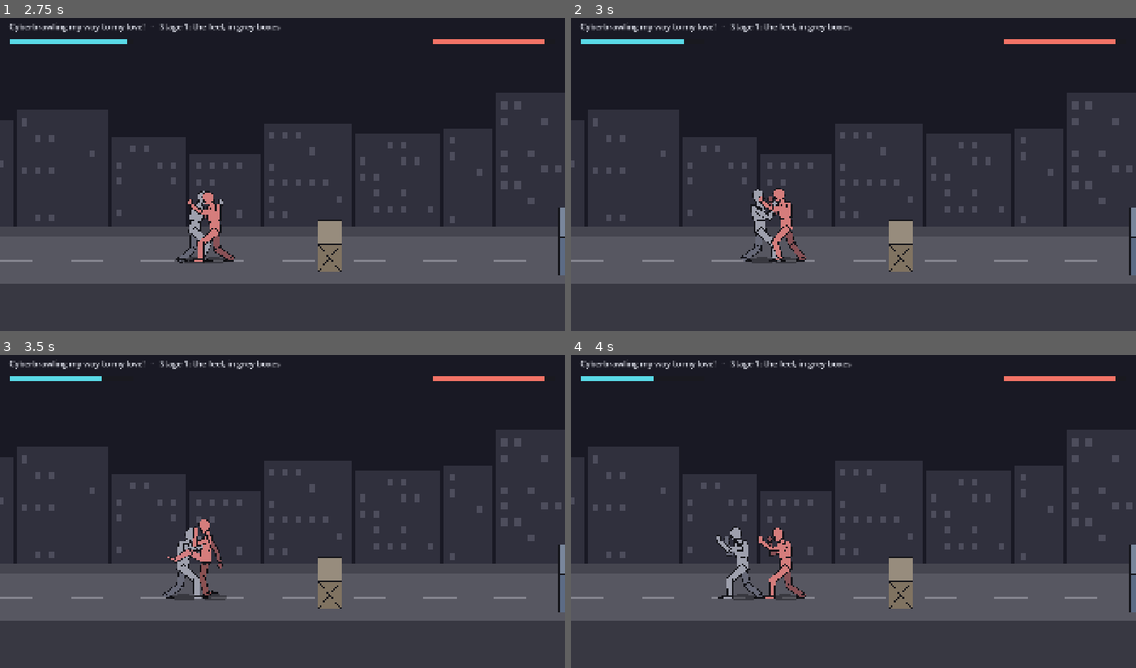
Above: before the commit, frames 1-4 (two rows, left to right).
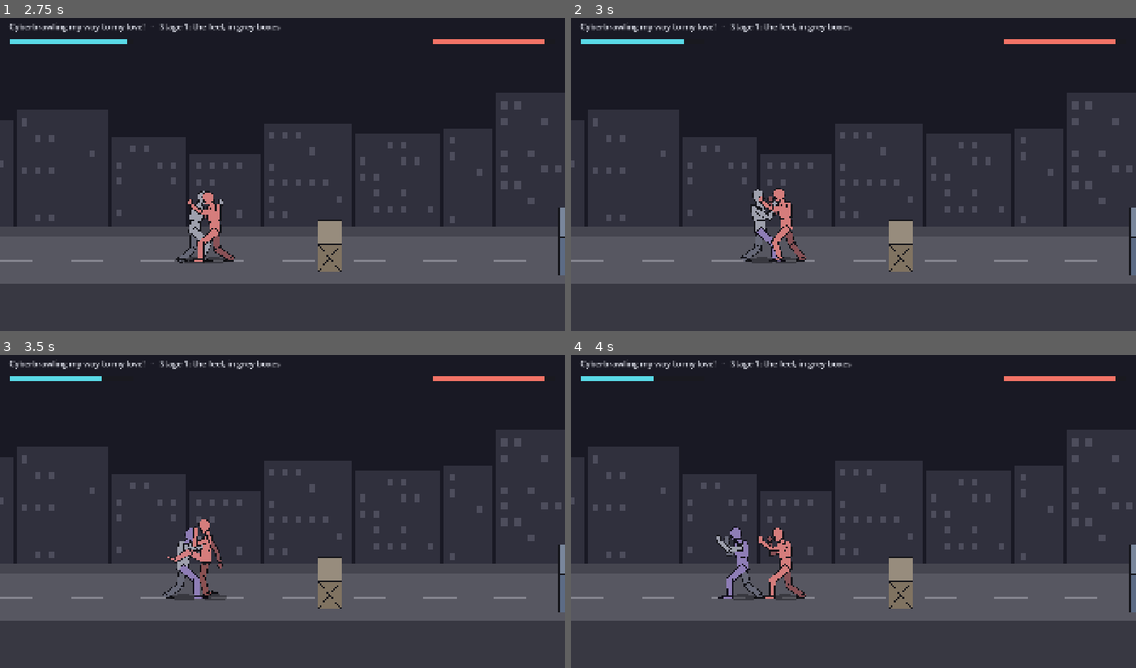
Above: after the commit, the same moments.

Repository: jetomev/cyberbrawling-my-way-to-my-love
Game: Godot game, scene res://scenes/main.tscn
The game is run twice, just before and just after one commit, with the same random seed, the same clock (stepped at 60 frames per second) and the same inputs.
Inputs (mouse positions are in pixels of both pictures, inside the frame that each line leads up to):
- Up to frame 1 (2.75 s): tap Enter at 0.5 s; move the mouse to (406, 155) at 0.52 s; hold Right (move_right) 0.53-1.25 s; hold D (block) 0.53-1.25 s; click (406, 155) at 0.67 s; tap Space (jump) at 0.77, 1.07 s; tap S (kick) at 0.8 s; drag from (169, 187) to (254, 237) at 1.27 s; move the mouse to (339, 102) at 2.02 s; hold Right (move_right) from 2.03 s (still down); tap A (punch) at 2.1 s; tap C (roll) at 2.3 s
- Up to frame 2 (3 s): release Right (move_right) at 2.75 s; drag from (825, 237) to (684, 124) at 2.77 s
- Up to frame 3 (3.5 s): no input
- Up to frame 4 (4 s): move the mouse to (1023, 558) at 3.52 s; hold Left (move_left) from 3.53 s (still down); hold W (run) from 3.53 s (still down); tap Space (jump) at 3.77 s; tap X (stance) at 3.8 s

Frame 1 is identical in both runs. In frame 2, less than 0.1% of the frame differs, in the area x 32-37%, y 67-77%; in frame 3, 0.2%; in frame 4, 0.3%, in the area x 27-32%, y 55-78%.

Commit message:
pain: bruised, swollen, broken, by where blows land (D-9, #3)
DESIGN, "Pain, not blood": each part has damage stages (fresh, bruised,
swollen, broken) as the fight goes on; a broken arm, a broken leg slows you.
- fighter.gd: pain points per part (head, body, each arm, each leg) by the
  height a blow lands at; a blocked blow bruises the forearms; head and body
  stop at swollen. A broken leg limps (60% speed), a blow thrown with a broken
  limb lands at half. heal() mends him between levels. The blow that breaks
  something is reported (fight.gd events: broke) for the crack sound.
- hero_view.gd: each part tinted by its stage (the grey-box stand-in for the
  team's damage sheets); a swollen head puffs up; a broken arm hangs, bent
  wrong, unless he's swinging it.
- scripts/test.sh: any SCRIPT ERROR fails the run. Three new tests crashed
  half-way and the run still said OK; checked: with the crash put back, the
  run now fails with 36 script errors.
Tests 181 -> 187. Checked failing first: with the part damage switched off,
7 checks go red.

Co-Authored-By: Claude Opus 5.5 <noreply@anthropic.com>

Diff:
--- a/game/scripts/present/hero_view.gd
+++ b/game/scripts/present/hero_view.gd
@@ -22,6 +22,14 @@
 const AIR := ["air_kick", "hammer_fist"]  # (a plain jump already lands smoothly: test_landing)
 const LANDING := ["land", "idle", "stand", "walk", "stroll", "run"]
 const LAND_BLEND_TICKS := 18
+## Pain on the drawing (D-9, no blood): each part's tint by its stage, fresh / bruised (purple) / swollen (red, and a
+## swollen head puffs up) / broken (dark); the grey-box stand-in for the real art's damage sheets.
+const PAIN_TINT := [Color.WHITE, Color(0.9, 0.78, 1.05), Color(1.12, 0.72, 0.74), Color(0.78, 0.55, 0.62)]
+const PAIN_BONES := {
+	"head": ["head", "neck"], "chest": ["chest", "belly"],
+	"arm_f": ["arm_f_upper", "arm_f_lower", "hand_f"], "arm_b": ["arm_b_upper", "arm_b_lower", "hand_b"],
+	"leg_f": ["leg_f_upper", "leg_f_lower", "foot_f", "toe_f"], "leg_b": ["leg_b_upper", "leg_b_lower", "foot_b", "toe_b"],
+}
 const HEAD_CLEAR := 12.0  # rolling, the head's drawn outline stays this far above the street
 const OUTLINE_SINK := 5.0  # a standing foot's outline sits this far into the street line; a roll's does the same
 var last_state := ""
@@ -157,6 +165,16 @@
 	var floor_y: float = f.world.floor_at(f.x, f.z, f.y) if f.world != null else 0.0
 	var pose := Poses.landing(Poses.angles(f.state, f.t, f.tune), since_touch if grounded else -1, f.y - floor_y, f.vy < 0.0)
 	pose["tumble_dir"] = float(f.roll_dir)
+	# a broken arm hangs, bent wrong at the elbow, unless he's throwing a blow with it
+	var striking := ""
+	if f.move().has("limb"):
+		striking = f.limb_part(f.move()["limb"])
+	for side in ["f", "b"]:
+		if f.broken("arm_" + side) and striking != "arm_" + side and not f.state in Poses.OFF_FEET:
+			pose["cover_" + side] = 0.0
+			pose["arm_%s_upper" % side] = 14.0
+			pose["arm_%s_lower" % side] = 34.0
+			pose["open_" + side] = 1.0
 	if f.state != last_state and last_state in LOCOMOTION and f.state in LOCOMOTION and not last_pose.is_empty():
 		blend_from = last_pose
 		blend_left = BLEND_TICKS
@@ -182,6 +200,19 @@
 	last_pose = pose
 	apply(pose, grounded and not f.state in Poses.OFF_FEET)  # falling, lying, rising: placed by the outline, no planted feet
 	body.modulate = Color(1.6, 1.6, 1.9) if f.blocking() == "perfect" else Color.WHITE  # a perfect block flashes
+	for region in PAIN_BONES:
+		var stage: int = f.pain_stage(region)
+		for name in PAIN_BONES[region]:
+			var part: Node2D = bones[name].get_node_or_null("Part")
+			if part == null:
+				continue
+			# (apply() resets the limbs' modulate every frame for near/far; the body and head it leaves alone)
+			if name in ["belly", "chest", "neck", "head"]:
+				part.modulate = PAIN_TINT[stage]
+			else:
+				part.modulate *= PAIN_TINT[stage]
+	var head_part: Node2D = bones["head"].get_node("Part")
+	head_part.scale = Vector2.ONE * (1.1 if f.pain_stage("head") >= 2 else 1.0)
 
 
 ## Where the hips, hands, feet and the top of the head are drawn right now, in this view's own space (its origin is the spot under the
--- a/game/scripts/sim/fight.gd
+++ b/game/scripts/sim/fight.gd
@@ -18,7 +18,8 @@
 
 
 ## Settles this tick's blows. Returns what happened, one entry per blow that landed:
-## {attacker, target, result ("hit", "blocked", "perfect", "evaded"), move, drop (what fell, or "")}.
+## {attacker, target, result ("hit", "blocked", "perfect", "evaded"), move, drop (what fell, or ""), counter (caught
+## winding up), broke (the part the blow broke, or "")}.
 func step(fighters: Array, world = null) -> Array:
 	var events := []
 	for a in fighters:
@@ -57,7 +58,8 @@
 					drop = _disarm(a, world)
 			if result == "hit":
 				a.finishers_taken = 0  # landing a blow of his own breaks a run of combos on him
-			events.append({"attacker": a, "target": d, "result": result, "move": a.state, "drop": drop, "counter": winding_up and result == "hit"})
+			events.append({"attacker": a, "target": d, "result": result, "move": a.state, "drop": drop, "counter": winding_up and result == "hit",
+				"broke": d.just_broke})
 		_hit[id] = seen
 	return events
 
--- a/game/scripts/sim/fighter.gd
+++ b/game/scripts/sim/fighter.gd
@@ -56,6 +56,11 @@
 var finishers_taken := 0  # combo finishers landed on him in a row (D-19: two make him dizzy)
 var last_finisher := -1000  # the tick the last one landed
 var dizzy_left := 0  # ticks of dizziness still to come once the blow's reaction ends
+## Pain, not blood (D-9; DESIGN, "Pain, not blood"): every blow hurts the part it lands on, and the parts go fresh →
+## bruised → swollen → broken. A broken leg limps (slower), a broken arm hits weaker (and, with weapons, can't swing
+## one). The head and chest stop at swollen. It heals between levels (heal()).
+var pain := {"head": 0.0, "chest": 0.0, "arm_f": 0.0, "arm_b": 0.0, "leg_f": 0.0, "leg_b": 0.0}
+var just_broke := ""  # the part the last blow broke, or "" (for the crack sound)
 
 
 func _init(tuning: Dictionary = {}, start_x := 200.0, start_z := 80.0, street = null) -> void:
@@ -185,7 +190,7 @@
 		speed = "run_speed"
 	elif stance == "walk":
 		speed = "stroll_speed"
-	vx = mx * tune[speed]
+	vx = mx * tune[speed] * (tune["limp"] if limping() else 1.0)
 	var nx := clampf(x + vx, tune["street_left"], tune["street_right"])
 	if mx != 0.0:
 		facing = 1 if mx > 0.0 else -1
@@ -296,13 +301,16 @@
 	var dir := 1 if x >= attacker.x else -1  # driven away from whoever hit him
 	knock_dir = dir
 	var guard := blocking()
+	just_broke = ""
 	if guard != "" and facing == -dir:  # only a guard facing the blow stops it
 		if guard == "perfect":
 			return "perfect"
 		health = maxf(health - blow["damage"] * tune["block_damage"], 0.0)
+		_hurt("arm_f", blow["damage"] * tune["block_damage"])  # the forearms take a blocked blow
 		_enter("block_hit")
 		return "blocked"
 	health = maxf(health - blow["damage"], 0.0)
+	_hurt(region_hit(blow, attacker), blow["damage"])
 	stance = "fight"  # a hit snaps him out of the walk stance
 	queue.clear()
 	chain = ""
@@ -332,6 +340,45 @@
 		_:
 			_enter("hurt")
 	return "hit"
+
+
+## Where a blow lands on him, by the middle of its height band above his feet: the head (a jab, a cross, a hook, a
+## side kick to the face, an uppercut), the body, or the legs (a low kick, a sweep). The lead side takes it.
+func region_hit(blow: Dictionary, attacker) -> String:
+	var mid: float = attacker.y + (blow.get("low", 100.0) + blow.get("high", 200.0)) * 0.5 - y
+	if mid >= 175.0:
+		return "head"
+	if mid >= 100.0:
+		return "chest"
+	return "leg_f"
+
+
+## 0 fresh, 1 bruised, 2 swollen, 3 broken (the head and chest top out at swollen).
+func pain_stage(part: String) -> int:
+	var p: float = pain[part]
+	var stage := 3 if p >= tune["pain_broken"] else 2 if p >= tune["pain_swollen"] else 1 if p >= tune["pain_bruised"] else 0
+	return mini(stage, 2) if part in ["head", "chest"] else stage
+
+
+func broken(part: String) -> bool:
+	return pain_stage(part) == 3
+
+
+func limping() -> bool:
+	return broken("leg_f") or broken("leg_b")
+
+
+func _hurt(part: String, amount: float) -> void:
+	var was := pain_stage(part)
+	pain[part] += amount
+	if pain_stage(part) == 3 and was < 3:
+		just_broke = part
+
+
+## Between levels the body mends (the hero carries his damage into the boss fight; DESIGN).
+func heal() -> void:
+	for part in pain:
+		pain[part] = 0.0
 
 
 ## Out of a blow's reaction: dazed if two combos in a row got him (a hit while dazed doesn't clear it), else the guard.
@@ -458,7 +505,23 @@
 
 ## The move being thrown, with its damage and effect (moves.gd), or {}.
 func move() -> Dictionary:
-	return Moves.data(state, tune) if Moves.is_move(state) else {}
+	if not Moves.is_move(state):
+		return {}
+	var d := Moves.data(state, tune)
+	var part := limb_part(d["limb"])
+	if part != "" and broken(part):
+		d["damage"] = d["damage"] * 0.5  # a blow with a broken arm or leg lands weak
+	return d
+
+
+## Which of his parts throws a blow with this limb ("hand_f" → "arm_f", "leg_b_lower" → "leg_b"), or "".
+static func limb_part(limb: String) -> String:
+	var side := "f" if limb.ends_with("_f") or limb.contains("_f_") else "b"
+	if limb.begins_with("hand") or limb.begins_with("arm"):
+		return "arm_" + side
+	if limb.begins_with("foot") or limb.begins_with("leg"):
+		return "leg_" + side
+	return ""
 
 
 ## The space a blow covers this tick, or {} when nothing can be hit: {x0, x1, z0, z1} on the street.
--- a/game/scripts/sim/tuning.gd
+++ b/game/scripts/sim/tuning.gd
@@ -64,6 +64,11 @@
 	# D-19: two hero combos in a row make an enemy dizzy, the window for a finishing combo
 	"dizzy_window_ticks": 240,  # the second finisher must land within this of the first, with no blow of his between
 	"dizzy_ticks": 150,  # how long he stands dazed, open
+	# pain, not blood (D-9): pain points on a part for each stage, and what a broken leg does to his speed
+	"pain_bruised": 2.0,
+	"pain_swollen": 5.0,
+	"pain_broken": 9.0,
+	"limp": 0.6,
 	# the view
 	"camera_zoom": 1.0,
 }
--- a/game/tests/test_enemy.gd
+++ b/game/tests/test_enemy.gd
@@ -409,3 +409,92 @@
 		check(Moves.is_finisher(m), "%s ends a chain" % m)
 	for m in ["punch", "cross", "kick", "body_kick", "sweep", "air_kick"]:
 		check(not Moves.is_finisher(m), "%s doesn't" % m)
+
+
+func test_blows_hurt_the_part_they_land_on() -> void:
+	var p = pair()
+	var f = p[1]
+	f.health = 99.0
+	var M := Moves
+	eq(f.region_hit(M.data("punch", f.tune), p[0]), "head", "a jab goes to the face")
+	eq(f.region_hit(M.data("power_punch", f.tune), p[0]), "chest", "the power punch to the chest")
+	eq(f.region_hit(M.data("side_kick", f.tune), p[0]), "head", "the side kick to the face")
+	eq(f.region_hit(M.data("kick", f.tune), p[0]), "leg_f", "the low kick to the lead leg")
+	eq(f.region_hit(M.data("sweep", f.tune), p[0]), "leg_f", "the sweep to the legs")
+	f.take_hit(M.data("kick", f.tune), p[0])
+	eq(f.pain["leg_f"], 2.0, "the low kick's damage lands on the leg")
+	eq(f.pain["head"], 0.0, "and nowhere else")
+	eq(f.pain_stage("leg_f"), 1, "two points: bruised")
+
+
+func test_parts_go_bruised_swollen_broken_and_a_break_is_reported() -> void:
+	var p = pair()
+	var f = p[1]
+	f.health = 999.0
+	var low := {"damage": 2, "effect": "", "low": 0.0, "high": 110.0}
+	var stages := []
+	var broke_at := -1
+	for i in 6:
+		f.take_hit(low, p[0])
+		for k in 20:
+			f.step({})
+		stages.append(f.pain_stage("leg_f"))
+		if f.just_broke == "leg_f":
+			broke_at = i
+	eq(stages, [1, 1, 2, 2, 3, 3], "bruised, then swollen, then broken")
+	eq(broke_at, 4, "the break is reported once, on the blow that breaks it")
+	var head := {"damage": 3, "effect": "", "low": 170.0, "high": 280.0}
+	for i in 10:
+		f.take_hit(head, p[0])
+		for k in 20:
+			f.step({})
+	eq(f.pain_stage("head"), 2, "a head swells but never breaks")
+
+
+func test_a_blocked_blow_bruises_the_forearms() -> void:
+	var p = pair()
+	for i in 20:
+		p[1].step({"block": true})
+	p[1].take_hit({"damage": 3, "effect": "", "low": 170.0, "high": 280.0}, p[0])
+	check(p[1].pain["arm_f"] > 0.0, "the forearm takes it")
+	eq(p[1].pain["head"], 0.0, "not the face")
+
+
+func test_a_broken_leg_limps_and_a_broken_arm_hits_weak() -> void:
+	var p = pair()
+	var f = p[0]
+	var x0: float = f.x
+	for i in 30:
+		f.step({"mx": 1.0})
+	var sound: float = f.x - x0
+	f.pain["leg_b"] = 99.0
+	x0 = f.x
+	for i in 30:
+		f.step({"mx": 1.0})
+	check(f.limping(), "a broken leg")
+	check(f.x - x0 < sound * 0.7, "walks slower: a limp (%.0f px against %.0f)" % [f.x - x0, sound])
+	var g = Fighter.new()
+	g.step({"punch": true})
+	var whole: float = g.move()["damage"]
+	g.pain["arm_f"] = 99.0
+	eq(g.move()["damage"], whole * 0.5, "the jab with a broken lead arm lands at half")
+	g.pain["arm_f"] = 0.0
+	g.pain["leg_f"] = 99.0
+	eq(g.move()["damage"], whole, "a broken leg doesn't weaken a punch")
+
+
+func test_the_body_mends_between_levels() -> void:
+	var f = Fighter.new()
+	f.pain["arm_b"] = 99.0
+	f.pain["head"] = 6.0
+	f.heal()
+	for part in f.pain:
+		eq(f.pain_stage(part), 0, "%s is fresh again" % part)
+
+
+func test_the_fight_reports_a_break() -> void:
+	var p = pair(90.0)
+	p[1].health = 999.0
+	p[1].pain["leg_f"] = 8.5
+	var events := play(p[0], p[1], [{"kick": true}], 20)
+	eq(events[0]["broke"], "leg_f", "the low kick breaks the bruised leg, and the fight says so (for the crack)")
Not shown, changed: TODO.md
Not shown, changed: scripts/test.sh
